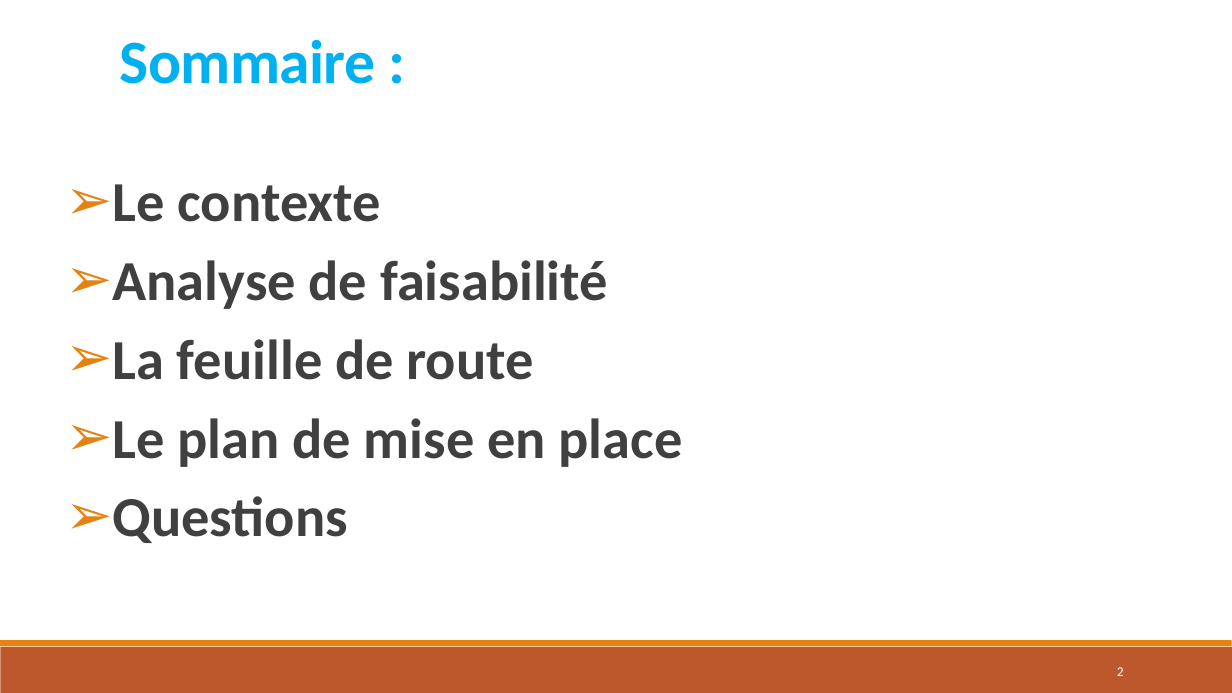
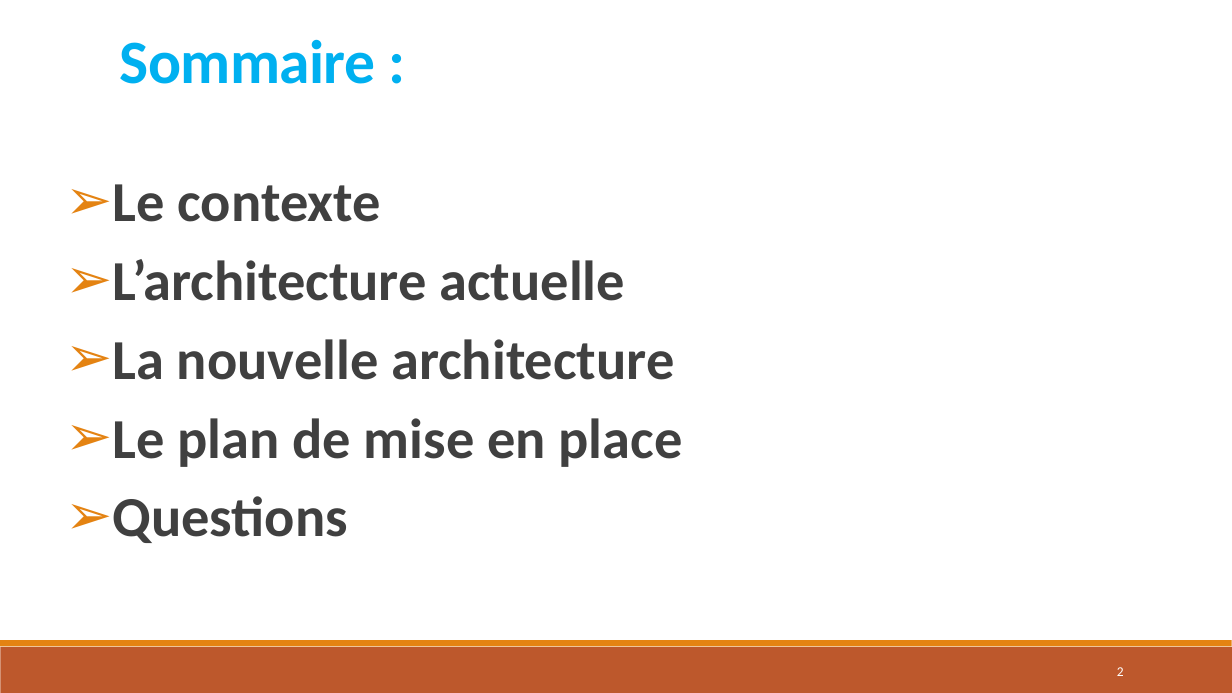
Before and after one commit to wilkill/P7-REP-AERO, a slide deck: slide 2 of Architecture/4 - Présentation/Présentation.pptx. Drawn at 1232x693 pixels with LibreOffice and Linux fonts; fonts in the diff are those of the drawing. Boxes give left, top, right and bottom in pixels: in the first picture for what was removed or moved away, otherwise in the second. Text is boxed around its words. In the diff, an @@ line names an element or a change of style, - is before the commit and + after.

```diff
--- a/Architecture/4 - Présentation/Présentation.pptx
+++ b/Architecture/4 - Présentation/Présentation.pptx
@@ text at box(113, 259, 674, 380): text changed @@
-➢ Analyse de faisabilité
-➢ La feuille de route
+➢ L’architecture actuelle
+➢ La nouvelle architecture
```
Also in this commit, not shown: 2 other slides changed, 9 slides added.
